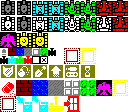
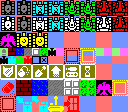
Layered file, before and after one edit (128×112). Changes by layer:
showed "Livello incollato" over [0,0,128,112]
